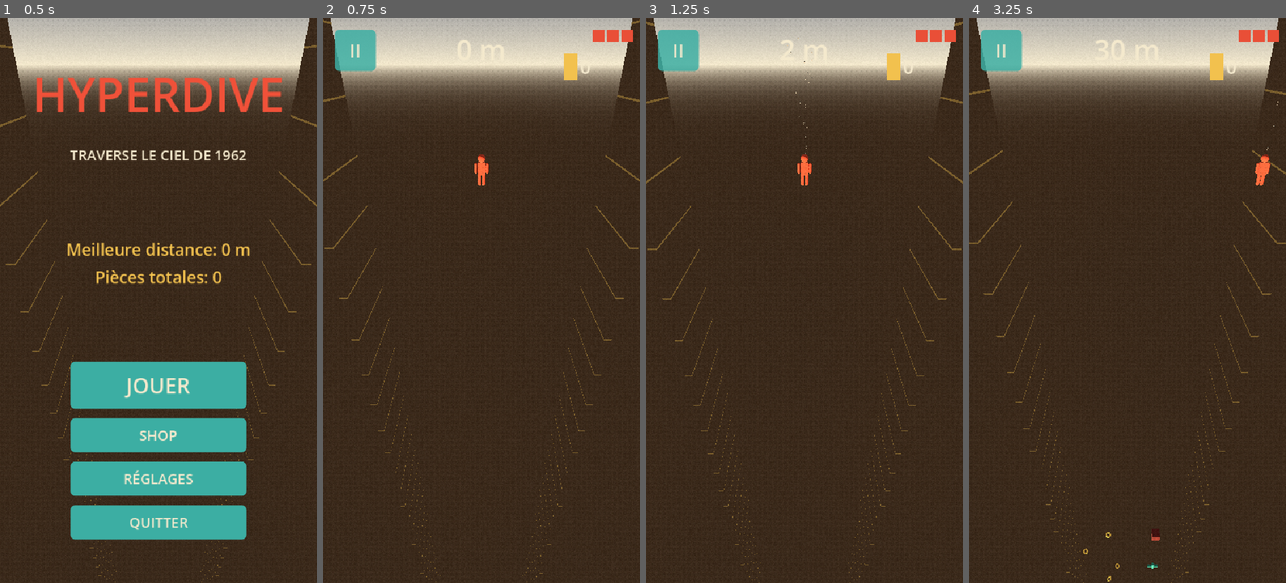
Above: before the commit, frames 1-4 (left to right).
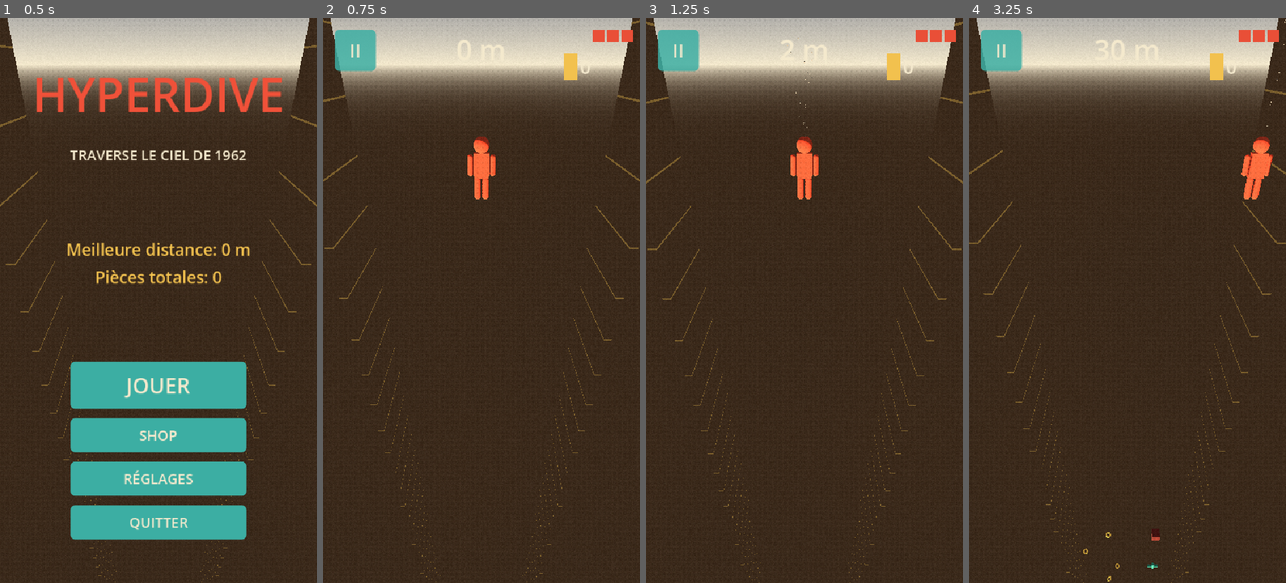
Above: after the commit, the same moments.

Repository: quvntvn/Hyperdive
Game: Godot game, scene res://scenes/ui/main_menu.tscn
Two runs of this game, one before a commit and one after it. Both use one fixed random seed, a clock stepped at 60 frames per second and the inputs below.
Inputs (mouse positions are in pixels of both pictures, inside the frame that each line leads up to):
- Up to frame 1 (0.5 s): no input
- Up to frame 2 (0.75 s): click "JOUER" at 0.5 s
- Up to frame 3 (1.25 s): no input
- Up to frame 4 (3.25 s): tap Enter at 1.25 s; move the mouse to (1197, 272) at 1.27 s; hold D (move_right) 1.28-2 s; tap 1 at 1.35 s; click (1197, 272) at 1.42 s; drag from (1064, 328) to (1111, 413) at 2.02 s; move the mouse to (1159, 176) at 2.77 s; hold D (move_right) from 2.78 s (still down); tap 3 at 2.85 s

Frame 1 is identical in both runs. In frame 2, 0.5% of the frame differs, in the area x 45-55%, y 21-33%; in frame 3, 0.5%; in frame 4, 0.6%, in the area x 85-100%, y 0-33%.

Commit message:
tune(player): taille du joueur doublée (visuel + collision)
Co-Authored-By: Claude Sonnet 4.6 <noreply@anthropic.com>

Diff:
--- a/hyperdive/scenes/player/player.tscn
+++ b/hyperdive/scenes/player/player.tscn
@@ -21,8 +21,8 @@
 height = 0.40
 
 [sub_resource type="CapsuleShape3D" id="CapsuleShape3D_1"]
-radius = 0.22
-height = 1.1
+radius = 0.44
+height = 2.2
 
 [node name="Player" type="RigidBody3D"]
 mass = 1.0
@@ -36,6 +36,7 @@
 script = ExtResource("PlayerScript")
 
 [node name="Character" type="Node3D" parent="."]
+transform = Transform3D(2, 0, 0, 0, 2, 0, 0, 0, 2, 0, 0, 0)
 
 [node name="Torso" type="MeshInstance3D" parent="Character"]
 transform = Transform3D(1, 0, 0, 0, 1, 0, 0, 0, 1, 0, 0.1, 0)
